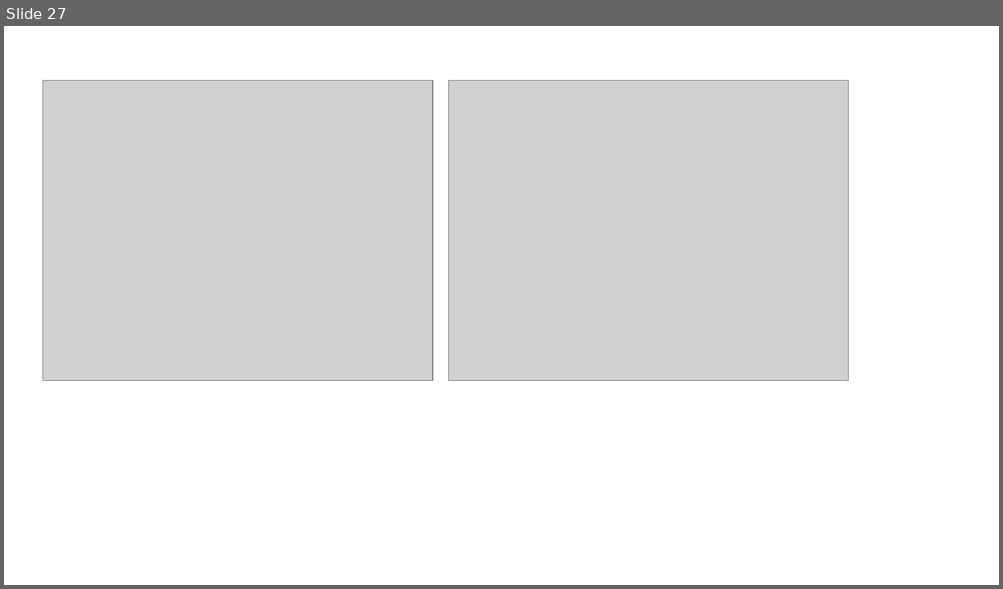
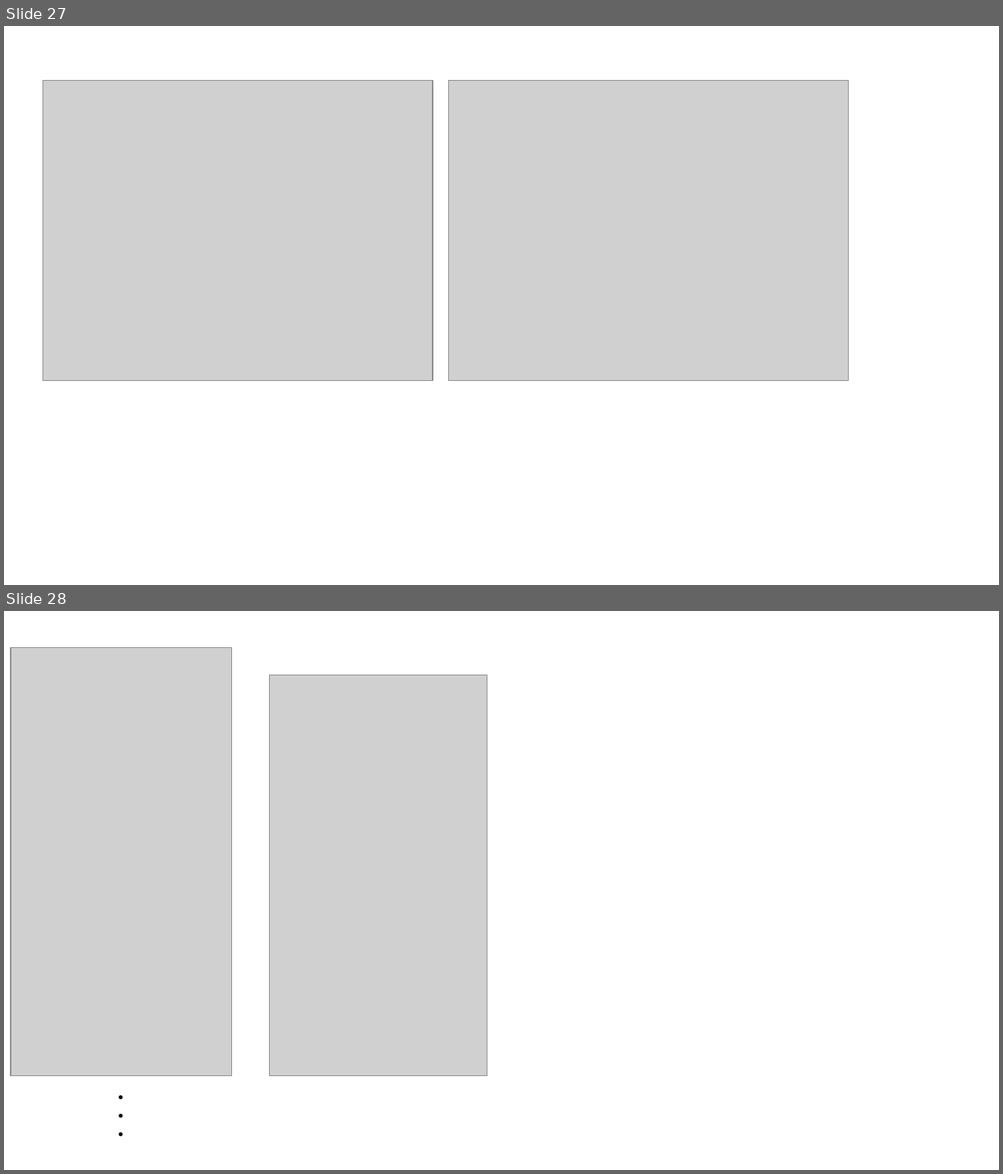
Before and after one commit to fukuchiyuki1225/Research, a slide deck: Slide/研究メモ.pptx. Shown one above the other, each under a label of ours: slide 27 before the commit, slides 27 and 28 after it. The pictures are 1003x589 and 1003x1174 pixels, drawn with LibreOffice and Linux fonts; fonts in the diff are those of the drawing; grey boxes stand for pictures. Boxes give left, top, right and bottom in pixels: in the first picture for what was removed or moved away, otherwise in the second. Text is boxed around its words. In the diff, an @@ line names an element or a change of style, - is before the commit and + after.

```diff
--- a/Slide/研究メモ.pptx
+++ b/Slide/研究メモ.pptx
@@ slide 28 added at <box>4,611,999,1170</box>, background #FFFFFF @@
@@ picture added at <box>11,647,232,1076</box> @@
@@ picture added at <box>269,675,486,1076</box> @@
@@ text added at <box>108,1096,135,1137</box>, 18 pt, text #000000 @@
+・・・
```
Also in this commit, not shown: 1 other slide added.
